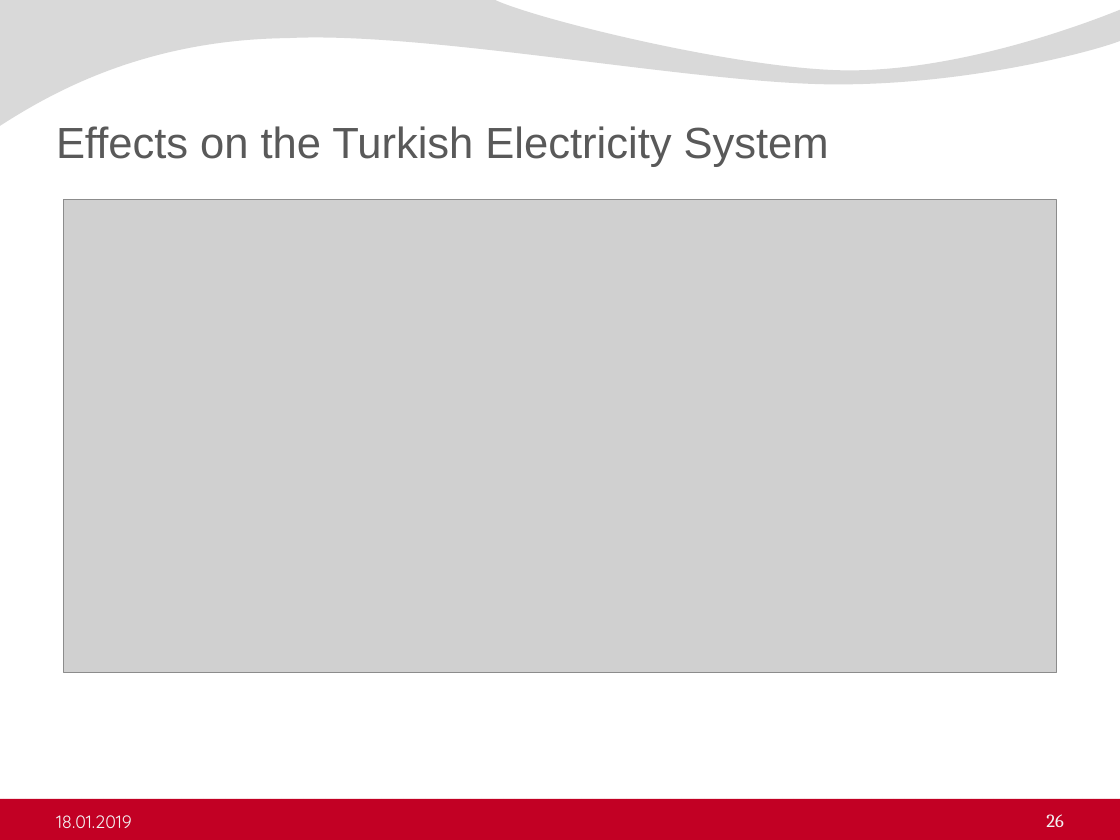
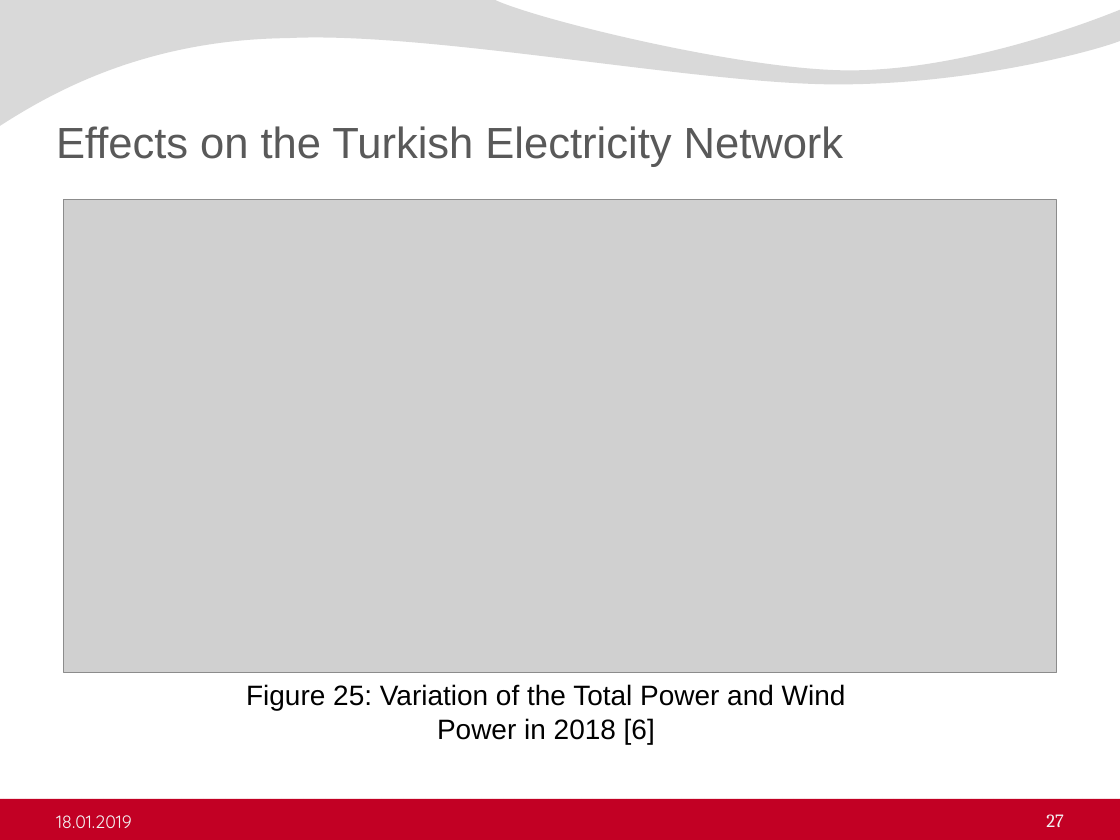
Before and after one commit to ErencanDuymaz/Research, a slide deck: slide 27 of Thesis/Thesis Defence/Erencan_Duymaz_thesis_defence.pptx (slide 26 before the commit). Drawn at 1120x840 pixels with LibreOffice and Linux fonts; fonts in the diff are those of the drawing; grey boxes stand for pictures; background and template pictures are left out. Boxes give left, top, right and bottom in pixels: in the first picture for what was removed or moved away, otherwise in the second. Text is boxed around its words. In the diff, an @@ line names an element or a change of style, - is before the commit and + after.

```diff
--- a/Thesis/Thesis Defence/Erencan_Duymaz_thesis_defence.pptx
+++ b/Thesis/Thesis Defence/Erencan_Duymaz_thesis_defence.pptx
@@ title at [56, 126, 844, 167]: text changed @@
-Effects on the Turkish Electricity System
+Effects on the Turkish Electricity Network
@@ text added at [246, 684, 846, 744], 18 pt, text #000000 @@
+Figure 25: Variation of the Total Power and Wind Power in 2018 [6]
@@ page number at [1046, 814, 1064, 827]: text changed @@
-26
+27
```
Also in this commit, not shown: 28 other slides changed, 2 slides added, 4 other files.
